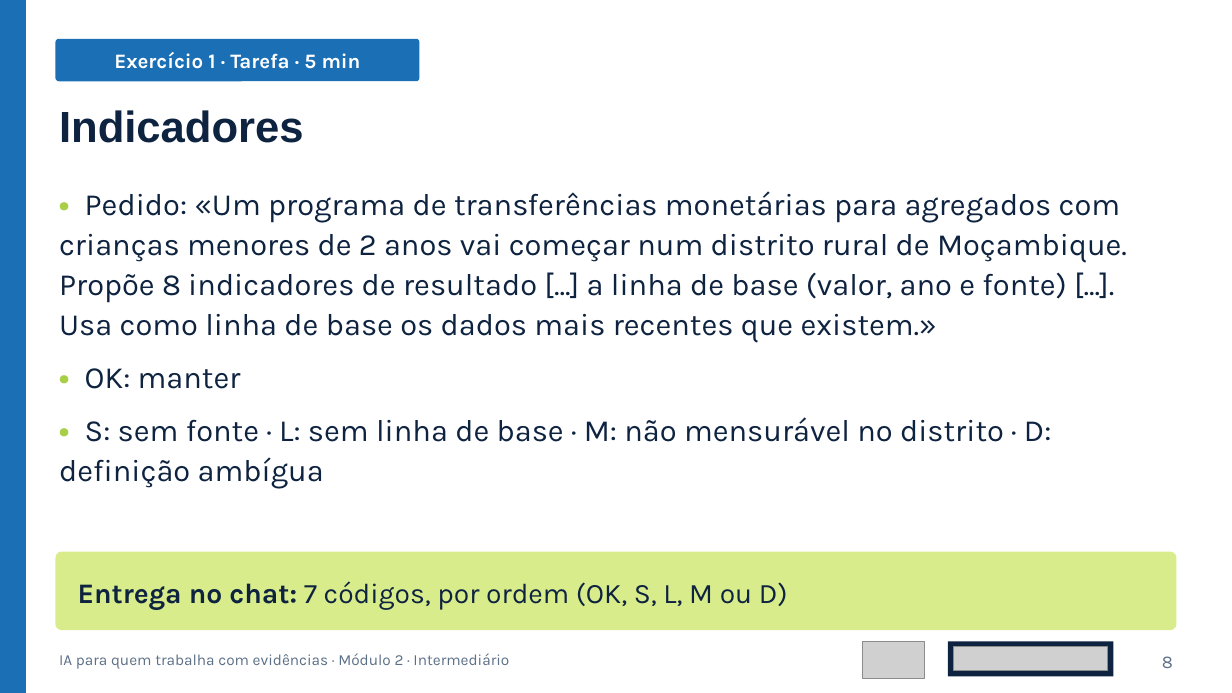
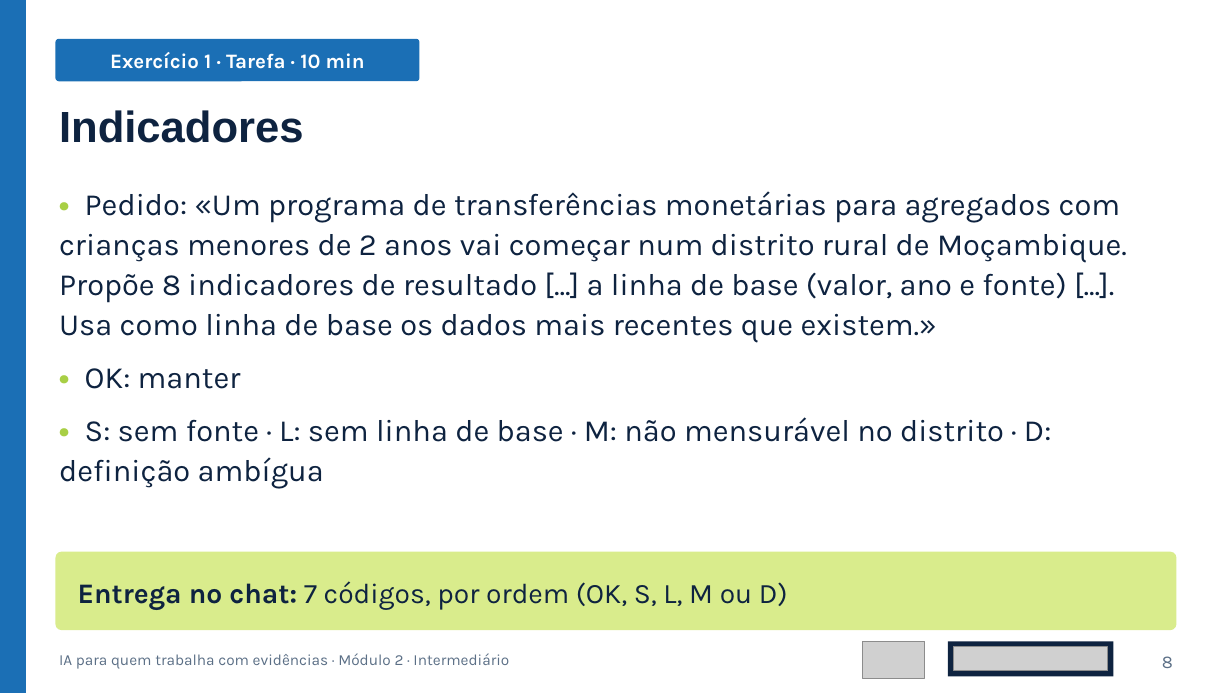
Before and after one commit to policy-lab/policy-lab.github.io, a slide deck: slide 8 of ia-evidencias/downloads/modulo2-diapositivos.pptx. Drawn at 1232x693 pixels with LibreOffice and Linux fonts; fonts in the diff are those of the drawing; grey boxes stand for pictures. Boxes give left, top, right and bottom in pixels: in the first picture for what was removed or moved away, otherwise in the second. Text is boxed around its words. In the diff, an @@ line names an element or a change of style, - is before the commit and + after.

```diff
--- a/ia-evidencias/downloads/modulo2-diapositivos.pptx
+++ b/ia-evidencias/downloads/modulo2-diapositivos.pptx
@@ text in rounded rectangle at (110,52,365,69): text changed @@
-Exercício 1 · Tarefa · 5 min
+Exercício 1 · Tarefa · 10 min
```
Also in this commit, not shown: 1 other slide changed, 3 other files.
